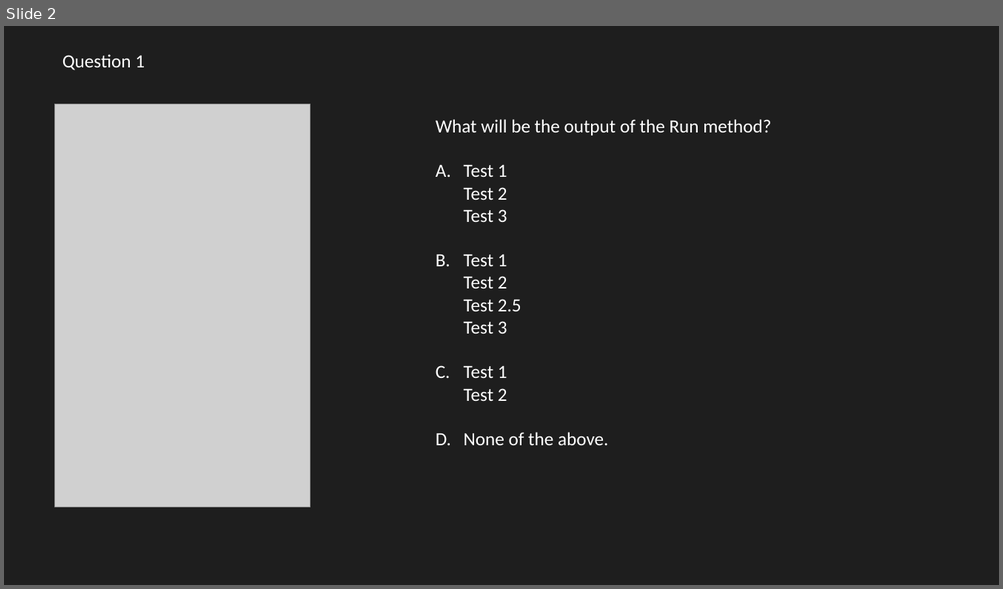
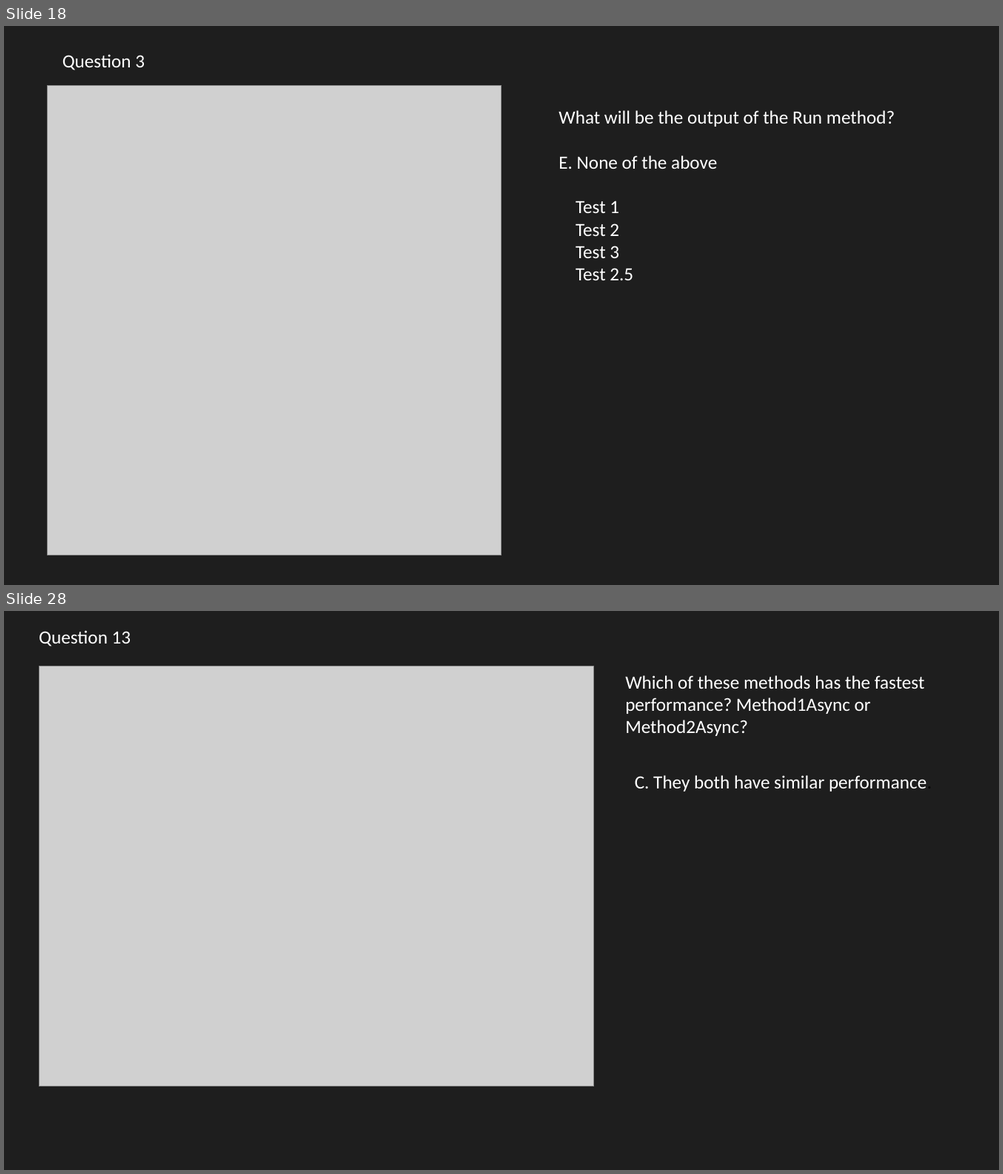
Before and after one commit to JoshKain/AsyncAwaitQuiz, a slide deck: Quiz PowerPoint.pptx. Shown one above the other, each under a label of ours: slide 2 before the commit, slides 18 and 28 after it; the slides between them are not shown. The pictures are 1003x589 and 1003x1174 pixels, drawn with LibreOffice and Linux fonts; fonts in the diff are those of the drawing; grey boxes stand for pictures. Boxes give left, top, right and bottom in pixels: in the first picture for what was removed or moved away, otherwise in the second. Text is boxed around its words. In the diff, an @@ line names an element or a change of style, - is before the commit and + after.

```diff
--- a/Quiz PowerPoint.pptx
+++ b/Quiz PowerPoint.pptx
@@ slide 28 added at (4,611,999,1170), background #1E1E1E @@
@@ text added at (39,630,131,647), 18 pt, text #FFFFFF @@
+Question 13
@@ picture added at (39,667,595,1087) @@
@@ text added at (625,675,925,736), 18 pt, text #FFFFFF @@
+Which of these methods has the fastest performance? Method1Async or Method2Async?
@@ text added at (634,775,931,792), 18 pt, text #FFFFFF @@
+C. They both have similar performance.
@@ what was slide 2 is now slide 18 @@
@@ slide 18 changed as well @@
@@ text at (62,54,145,70): text changed @@
-Question 1
+Question 3
@@ picture added at (47,86,501,556) @@
@@ picture removed at (55,104,310,508) @@
@@ text "What will be the output ...": place and size @@
-text "What will be the output ..." at (435,119,771,446)
+text "What will be the output ..." at (558,110,894,281)
@@ text at (558,156,717,281): text changed @@
-A. Test 1
-   Test 2
-   Test 3
-B. Test 1
-   Test 2
-   Test 2.5
-   Test 3
-C. Test 1
-   Test 2
-D. None of the above.
+E. None of the above
+Test 1
+Test 2
+Test 3
+Test 2.5
```
Also in this commit, not shown: 8 other slides changed, 18 other slides added, 14 other files.
